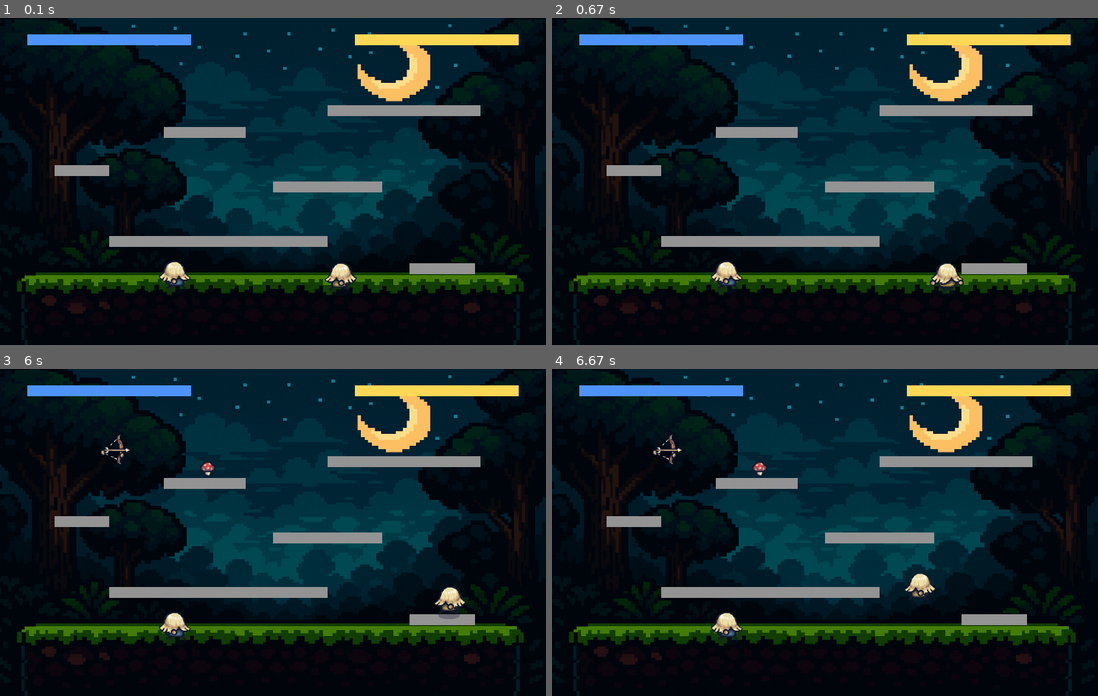
Above: before the commit, frames 1-4 (two rows, left to right).
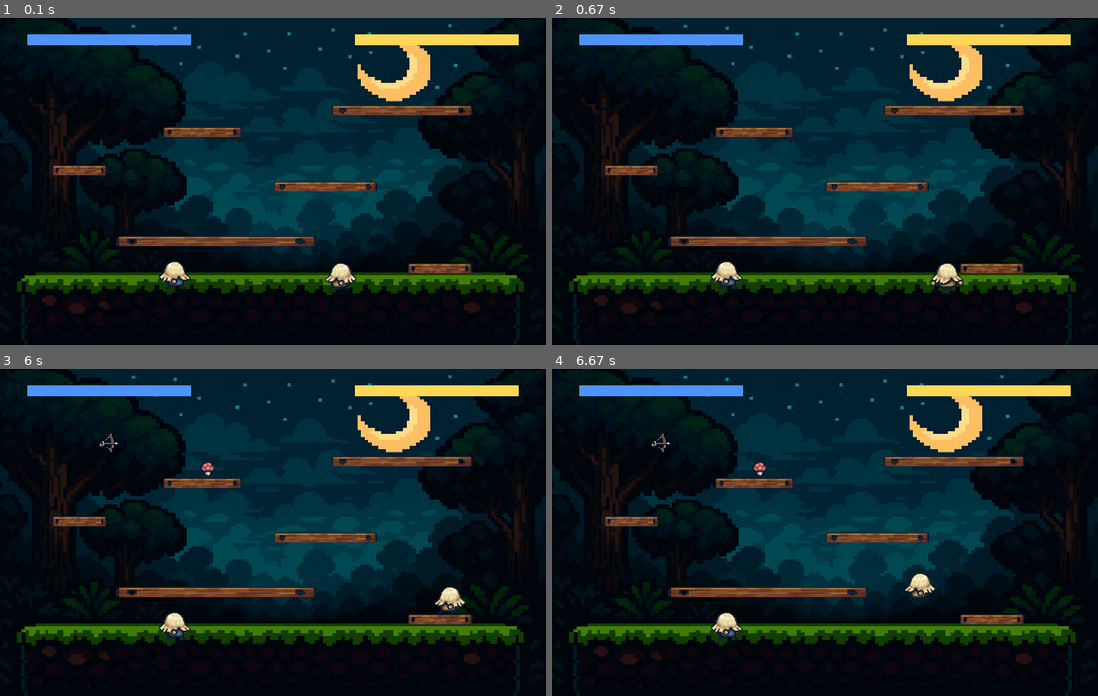
Above: after the commit, the same moments.

Repository: soishizaki/Pygame
Game: pygame game, started from lutinha.py
The game is run twice, just before and just after one commit, with the same random seed, the same clock (stepped at 60 frames per second) and the same inputs.
Inputs:
- Up to frame 1 (0.1 s): no input
- Up to frame 2 (0.67 s): hold Right from 0.33 s (still down)
- Up to frame 3 (6 s): release Right at 0.8 s; hold Up 0.83-1.13 s; hold Right 1.17-1.63 s; hold Left 1.67-2.2 s; hold Left 2.23-2.63 s; hold Up 2.67-3.03 s; hold Right 3.07-3.7 s; hold Left 3.73-4.2 s; hold Right 4.23-4.7 s; hold Up 4.73-5.03 s; hold Right 5.07-5.53 s; hold Left from 5.57 s (still down)
- Up to frame 4 (6.67 s): release Left at 6.1 s; hold Left 6.13-6.53 s; hold Up from 6.57 s (still down)

The runs differ from the first frame. In frame 1, 4.2% of the frame differs, in the area x 9-88%, y 26-79%; in frame 2, 4.2%; in frame 3, 4.3%, in the area x 9-88%, y 19-79%; in frame 4, 4.3%.

Commit message:
plataforma desenhada madeira; valores ajustados na mão

Diff:
--- a/lutinha.py
+++ b/lutinha.py
@@ -18,6 +18,9 @@
 #Imagem flecha
 flecha_img = pygame.image.load("imagens/flecha.png").convert_alpha()
 flecha_img = pygame.transform.scale(flecha_img, (60, 30)) #ajuste tamanho
+
+# Imagem plataforma
+plataforma_img = pygame.image.load("imagens/plataforma.png").convert_alpha()
 
 
 # Cores
@@ -95,7 +98,7 @@
 faca_img.fill((200, 200, 200))  # cinza claro
 
 arma_img = pygame.image.load("imagens/arco.png").convert_alpha()
-arma_img = pygame.transform.scale(arma_img, (70, 70)) #ajuste tamanho
+arma_img = pygame.transform.scale(arma_img, (45, 45)) #ajuste tamanho
 
 fruta_img = pygame.image.load("imagens/fruta.png").convert_alpha()
 fruta_img = pygame.transform.scale(fruta_img, (70, 70)) #ajuste tamanho
@@ -313,7 +316,9 @@
 
     # Desenhar plataformas
     for plataforma in plataformas:
-        pygame.draw.rect(tela, cinza, plataforma)
+    # Redimensiona a imagem para o tamanho da plataforma (largura, altura) e desenha
+        plataforma_img_tamanho_certo = pygame.transform.scale(plataforma_img, (plataforma.width+10, plataforma.height+170))
+        tela.blit(plataforma_img_tamanho_certo, (plataforma.x-10, plataforma.y-85))
 
 
     # Desenha os dois personagens, barras de vida e itens
